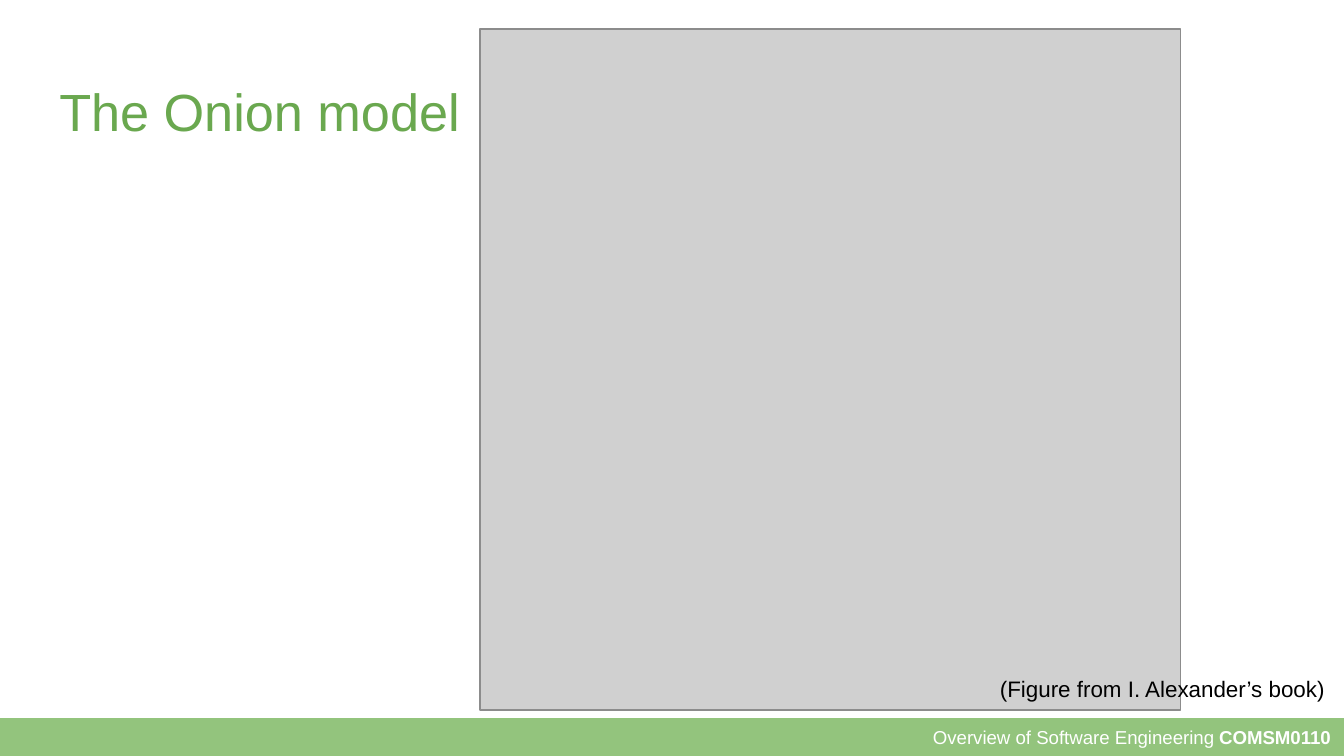
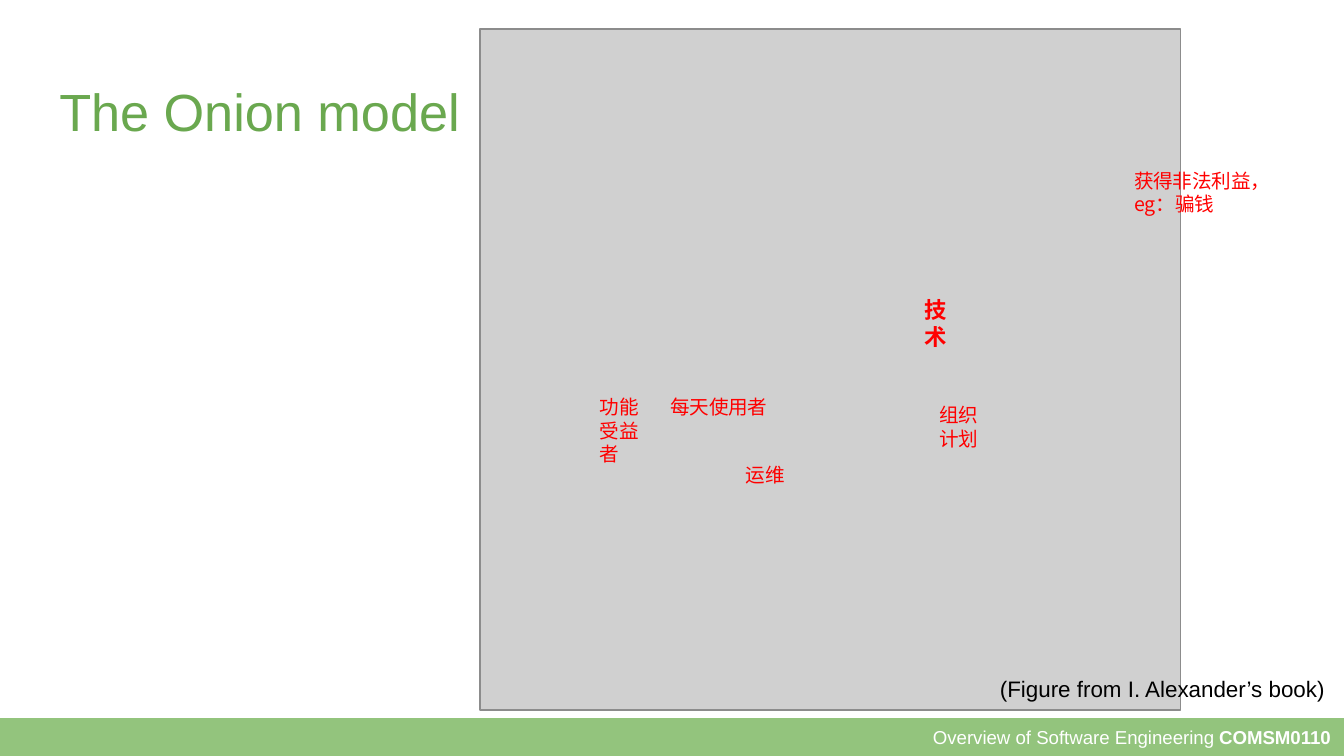
Before and after one commit to Kathy3665/coursesource, a slide deck: slide 12 of slides/3a - Requirements.odp. Drawn at 1344x756 pixels with LibreOffice and Linux fonts; fonts in the diff are those of the drawing; grey boxes stand for pictures. Boxes give left, top, right and bottom in pixels: in the first picture for what was removed or moved away, otherwise in the second. Text is boxed around its words. In the diff, an @@ line names an element or a change of style, - is before the commit and + after.

```diff
--- a/slides/3a - Requirements.odp
+++ b/slides/3a - Requirements.odp
@@ text added at [1134,167,1270,217], 10.5 pt, text #FF0000 @@
+获得非法利益，eg：骗钱
@@ text added at [924,299,946,347], 12 pt, text #FF0000, bold @@
+技术
@@ text added at [600,397,639,463], 10.5 pt, text #FF0000 @@
+功能受益者
@@ text added at [670,397,767,416], 10.5 pt, text #FF0000 @@
+每天使用者
@@ text added at [939,406,978,448], 10.5 pt, text #FF0000 @@
+组织计划
@@ text added at [746,465,785,484], 10.5 pt, text #FF0000 @@
+运维
```
Also in this commit, not shown: 9 other slides changed, 1 other file.
